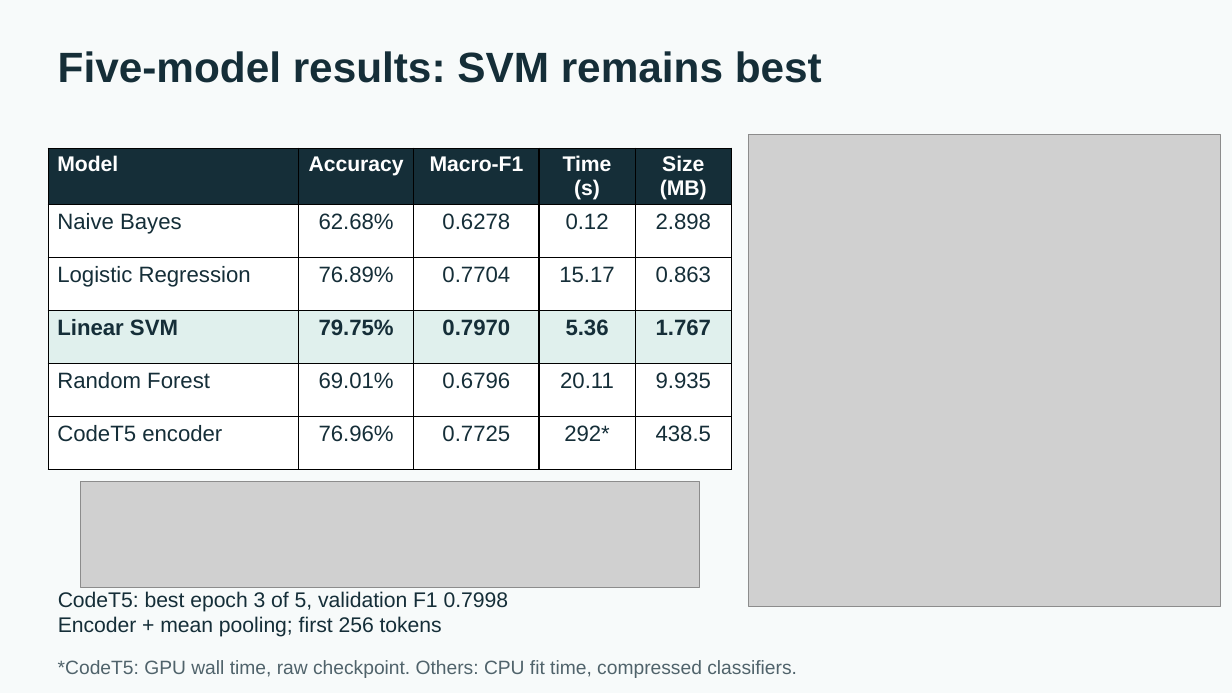
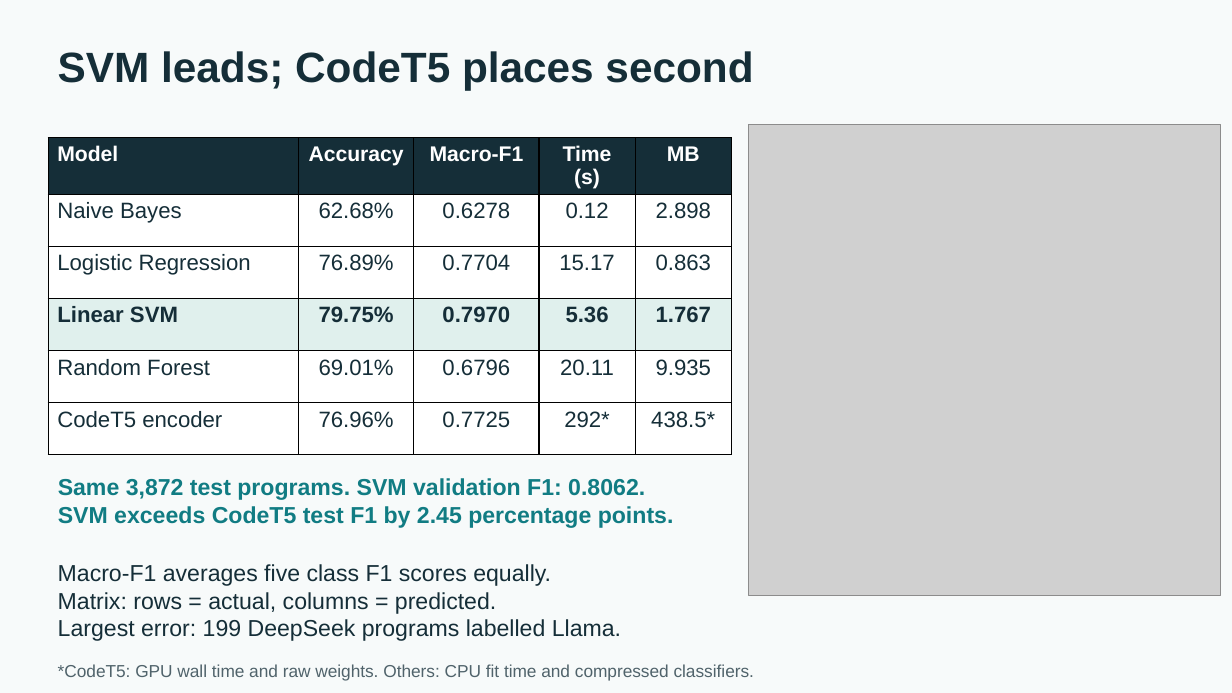
Before and after one commit to S3eeDTR/LLM-AuthorBench-Assignment, a slide deck: slide 4 of submission/Assignment.pptx. Drawn at 1232x693 pixels with LibreOffice and Linux fonts; fonts in the diff are those of the drawing; grey boxes stand for pictures. Boxes give left, top, right and bottom in pixels: in the first picture for what was removed or moved away, otherwise in the second. Text is boxed around its words. In the diff, an @@ line names an element or a change of style, - is before the commit and + after.

```diff
--- a/submission/Assignment.pptx
+++ b/submission/Assignment.pptx
@@ text at box(58, 51, 753, 90): text changed @@
-Five-model results: SVM remains best
+SVM leads; CodeT5 places second
@@ table at box(48, 138, 731, 451) @@
-row 1, column 5: Size (MB)
+row 1, column 5: MB
-row 6, column 5: 438.5
+row 6, column 5: 438.5*
@@ table: place and size @@
-table at box(48, 148, 731, 466)
+table at box(48, 138, 731, 451)
@@ picture: place and size @@
-picture at box(749, 135, 1220, 606)
+picture at box(749, 124, 1220, 595)
@@ text added at box(58, 478, 674, 528), 18 pt, text #117C83, bold @@
+Same 3,872 test programs. SVM validation F1: 0.8062.
+SVM exceeds CodeT5 test F1 by 2.45 percentage points.
@@ picture removed at box(80, 482, 700, 588) @@
@@ text at box(58, 564, 621, 641): text changed; size 16.5 to 18 pt @@
-CodeT5: best epoch 3 of 5, validation F1 0.7998
-Encoder + mean pooling; first 256 tokens
+Macro-F1 averages five class F1 scores equally.
+Matrix: rows = actual, columns = predicted.
+Largest error: 199 DeepSeek programs labelled Llama.
@@ text at box(58, 664, 754, 681): text changed; size 15 to 13.5 pt @@
-*CodeT5: GPU wall time, raw checkpoint. Others: CPU fit time, compressed classifiers.
+*CodeT5: GPU wall time and raw weights. Others: CPU fit time and compressed classifiers.
```
Also in this commit, not shown: 2 other slides changed, 2 slides added, 2 slides removed.
